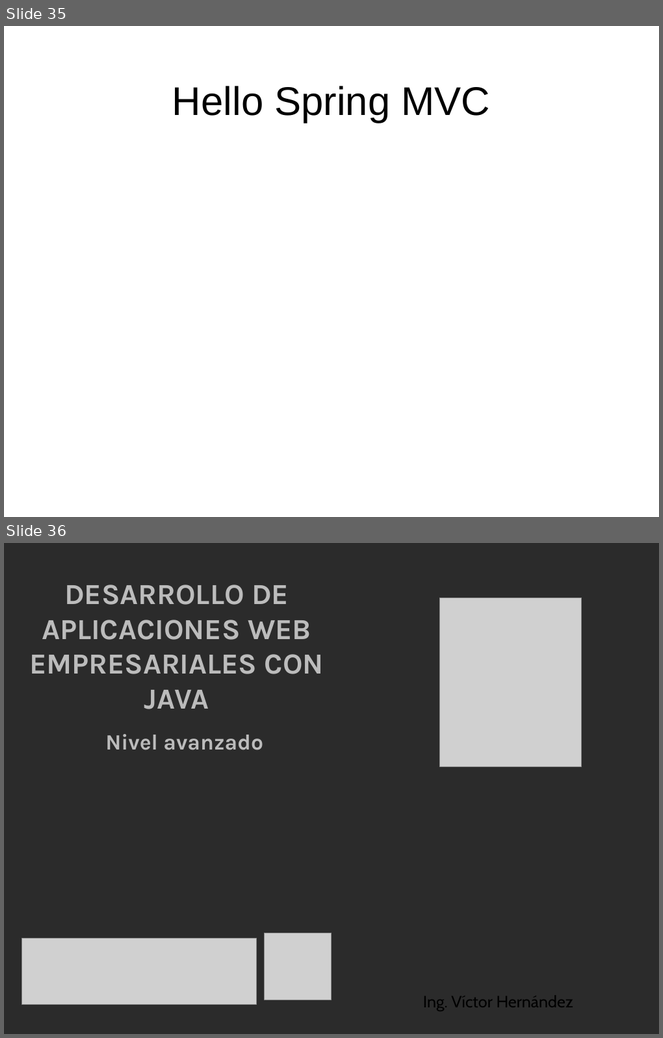
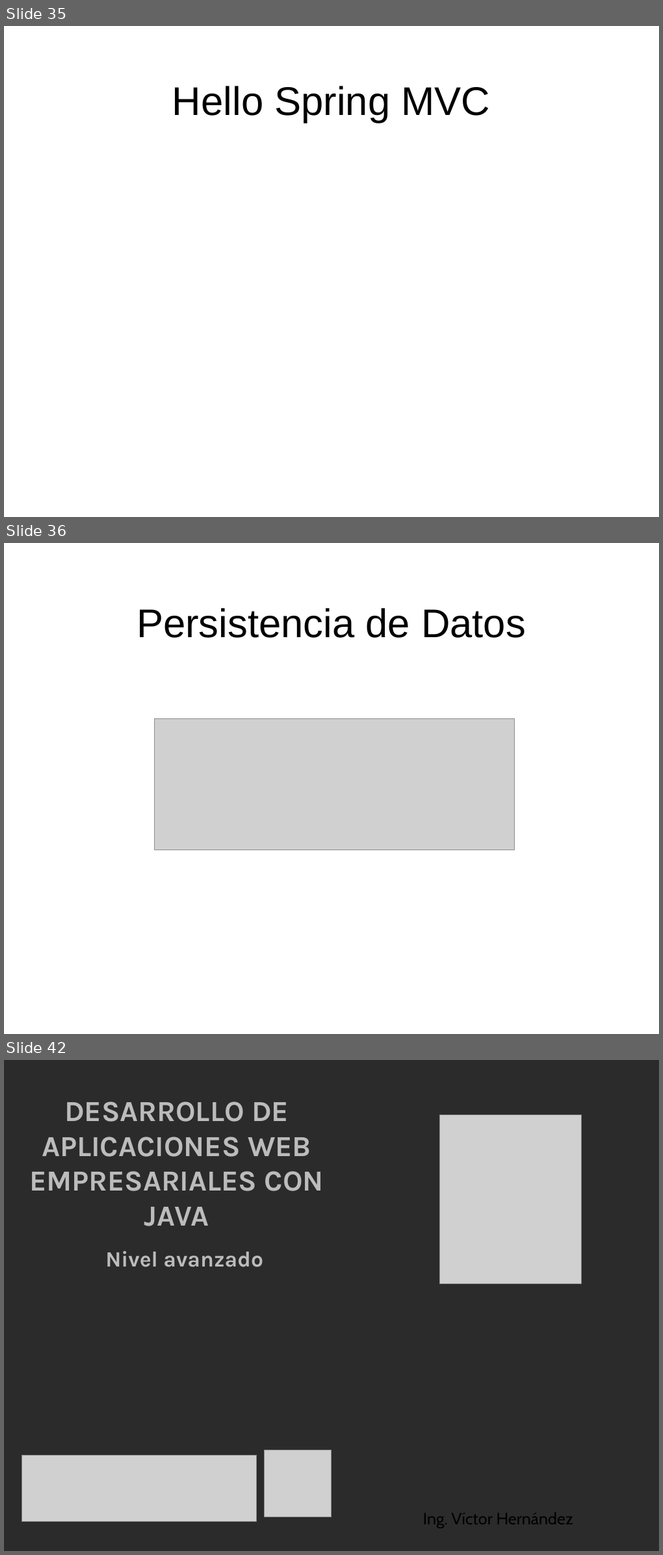
Before and after one commit to gros777/JAWorkspace, a slide deck: PresentacionJavaAvanzado.odp. Shown one above the other, each under a label of ours: slides 35 and 36 before the commit, slides 35, 36 and 42 after it; the slides between them are not shown. The pictures are 663x1038 and 663x1555 pixels, drawn with LibreOffice and Linux fonts; fonts in the diff are those of the drawing; grey boxes stand for pictures; background and template pictures are left out; a plain dark background stands for a picture behind light text. Boxes give left, top, right and bottom in pixels: in the first picture for what was removed or moved away, otherwise in the second. Text is boxed around its words. In the diff, an @@ line names an element or a change of style, - is before the commit and + after.

```diff
--- a/PresentacionJavaAvanzado.odp
+++ b/PresentacionJavaAvanzado.odp
@@ slide 36 added at (4,543,659,1034), background picture (left out) @@
@@ title added at (137,608,526,638), 44 pt, text #000000 @@
+Persistencia de Datos
@@ picture added at (154,719,514,850) @@
@@ what was slide 36 is now slide 42 @@
```
Also in this commit, not shown: 5 other slides added, 1 other file.
